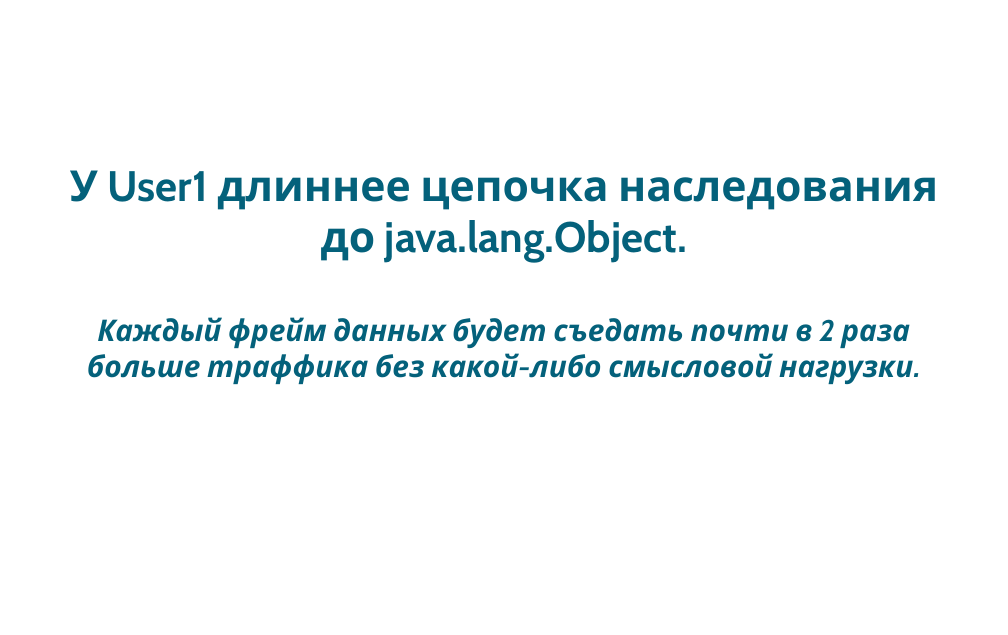
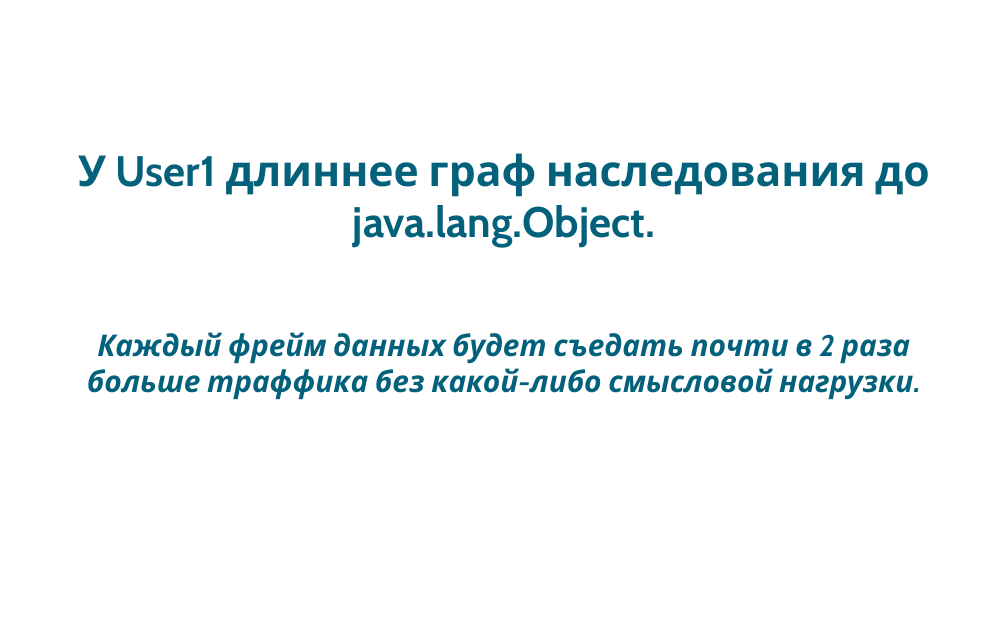
Before and after one commit to pixie1977/JavaSchoolSerialization, a slide deck: slide 28 of JavaSchoolSerialization.odp. Drawn at 1008x635 pixels with LibreOffice and Linux fonts; fonts in the diff are those of the drawing; background and template pictures are left out. Boxes give left, top, right and bottom in pixels: in the first picture for what was removed or moved away, otherwise in the second. Text is boxed around its words. In the diff, an @@ line names an element or a change of style, - is before the commit and + after.

```diff
--- a/JavaSchoolSerialization.odp
+++ b/JavaSchoolSerialization.odp
@@ subtitle "У User1 длиннее граф наследования ..." moved from (x1=70, y1=170, x2=938, y2=385) to (x1=78, y1=153, x2=930, y2=400) @@
@@ subtitle at (x1=78, y1=153, x2=930, y2=247): text changed @@
-У User1 длиннее цепочка наследования до java.lang.Object.
+У User1 длиннее граф наследования до java.lang.Object.
@@ subtitle at (x1=87, y1=332, x2=913, y2=400): more space between paragraphs @@
```
Also in this commit, not shown: 52 other slides changed, 1 other file.
